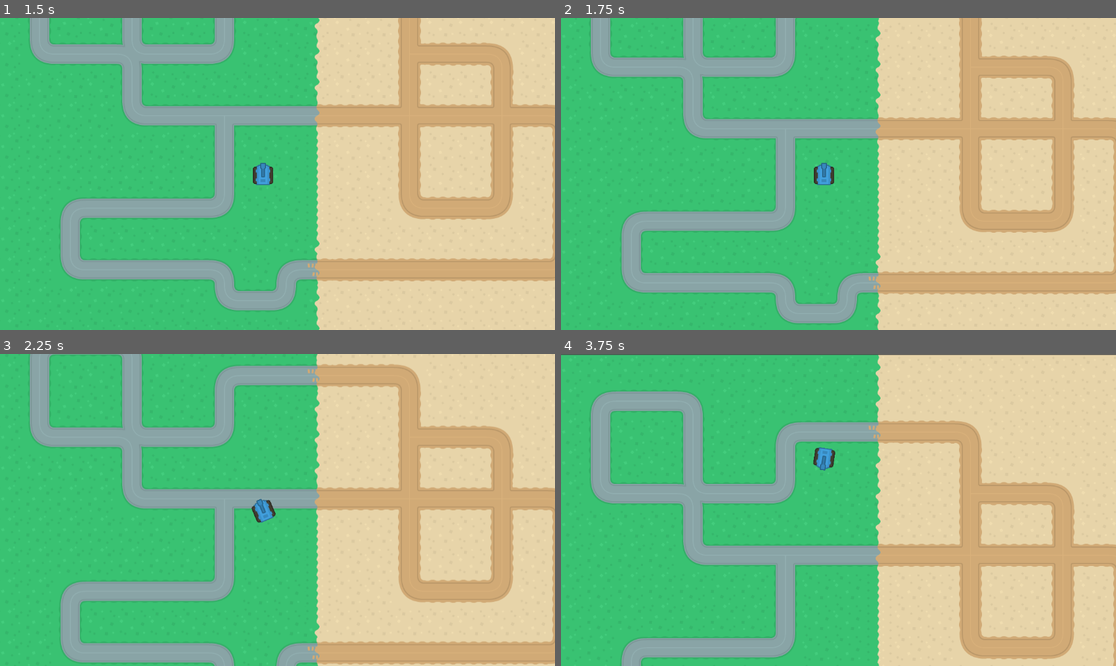
Above: before the commit, frames 1-4 (two rows, left to right).
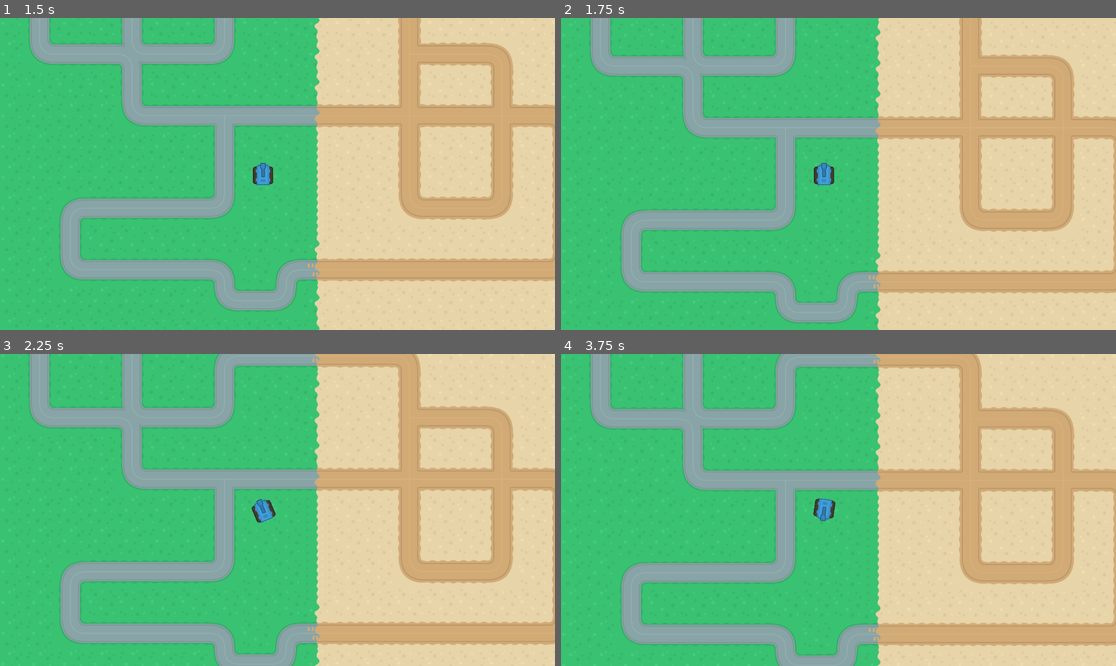
Above: after the commit, the same moments.

Repository: ki8yk8/game-dev-resolution
Game: Godot game, scene res://Scenes/game_play.tscn
The game is run twice, just before and just after one commit, with the same random seed, the same clock (stepped at 60 frames per second) and the same inputs.
Inputs:
- Up to frame 1 (1.5 s): tap Enter at 0.5 s; hold Up (up) from 0.53 s (still down); tap Alt at 0.6 s; tap Shift at 1.35 s
- Up to frame 2 (1.75 s): keep holding Up (up)
- Up to frame 3 (2.25 s): release Up (up) at 2.03 s; hold Left (left) from 2.03 s (still down); tap Alt at 2.1 s
- Up to frame 4 (3.75 s): tap Shift at 2.85 s; release Left (left) at 3.53 s; hold S (down) from 3.53 s (still down); tap Alt at 3.6 s

Frame 1 is identical in both runs. In frame 2, 2.4% of the frame differs, in the area x 5-100%, y 0-100%; in frame 3, 33%; in frame 4, 34%, in the area x 0-100%, y 0-100%.

Commit message:
makes the ride more smooth

Diff:
--- a/Scripts/tank.gd
+++ b/Scripts/tank.gd
@@ -3,23 +3,23 @@
 const SPEED = 150.0
 const ROTATION_SPEED = 2.0
 const ACCELERATION = 100.0
-const FRICTION = 8.0
+const FRICTION = 0.6    # between 0 and 1 where, 0 is complete stop and 1 is slippery
+const MAX_VELOCITY = Vector2(100.0, 100.0)
 
 func _physics_process(delta: float) -> void:
-	var input_dir := Input.get_axis("up", "down")
+	var input_dir := Input.get_axis("down", "up")
 	var rotate_dir := Input.get_axis("left", "right")
 
 	rotation += rotate_dir * ROTATION_SPEED * delta
-
-	# v = u + at here, v, u = is delta
-	# y axis = cosine component and x axis sine component if theta is angle between the straight and the pointing directionn
-	var rotation_radian = deg_to_rad(rotation)
-	var a_y = ACCELERATION * cos(rotation_radian)
-	var a_x = ACCELERATION * sin(rotation_radian)
+	var direction = Vector2.UP.rotated(rotation)
 
 	if input_dir != 0.0:
-		velocity += Vector2(a_x, a_y) * delta * input_dir
+		velocity += direction * ACCELERATION * delta * input_dir
 	else:
-		pass
+		velocity *= FRICTION
+		# prevent micro sliding
+		if velocity.length() < 5.0:
+			velocity = Vector2.ZERO
+	velocity = velocity.clamp(-MAX_VELOCITY, MAX_VELOCITY)
 
 	move_and_slide()
